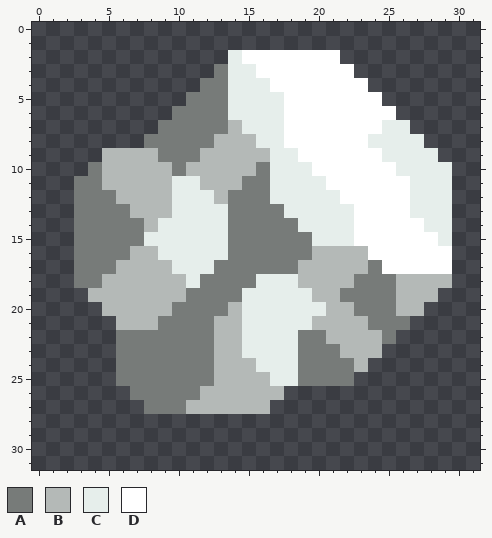
Two versions of one pixel-art sprite, assets/sprites/items/neodymium.png. That is the earlier state.
The file is 32x32 pixels.
Palette (. is transparent): A #777b79  B #b4b9b7  C #e6eeeb  D #ffffff
Pixels before, first column x 3:
 2 ...........CDDDDDDD........
 3 ..........ACCDDDDDDD.......
 4 .........AACCCDDDDDDD......
 5 ........AAACCCCDDDDDDD.....
 6 .......AAAACCCCDDDDDDDD....
 7 ......AAAAABCCCDDDDDDDCC...
 8 .....AAAAABBBCCDDDDDDCCCC..
 9 ..BBBBAAABBBBBCCDDDDDDCCCC.
10 .ABBBBBABBBBBACCCDDDDDDCCCC
11 AABBBBBCCBBBAACCCCDDDDDDCCC
12 AAABBBBCCCBAAACCCCCDDDDDCCC
13 AAAABBBCCCCAAAACCCCCDDDDCCC
14 AAAAABCCCCCAAAAACCCCDDDDDCC
15 AAAAACCCCCCAAAAAACCCDDDDDDC
16 AAAABBCCCCCAAAAAABBBBDDDDDD
17 AAABBBBCCCAAAAAABBBBBADDDDD
18 AABBBBBBCAAAACCCBBBBAAABBBB
19 .BBBBBBBAAAACCCCCBBAAAABBB.
20 ..BBBBBAAAABCCCCCCBBAAABB..
21 ...BBBAAAABBCCCCCBBBBAAA...
22 ...AAAAAAABBCCCCAABBBBA....
23 ...AAAAAAABBCCCCAAABBB.....
24 ...AAAAAAABBBCCCAAAAB......
25 ...AAAAAAABBBBCCAAAA.......
26 ....AAAAABBBBBB............
27 .....AAABBBBBB.............
New version:
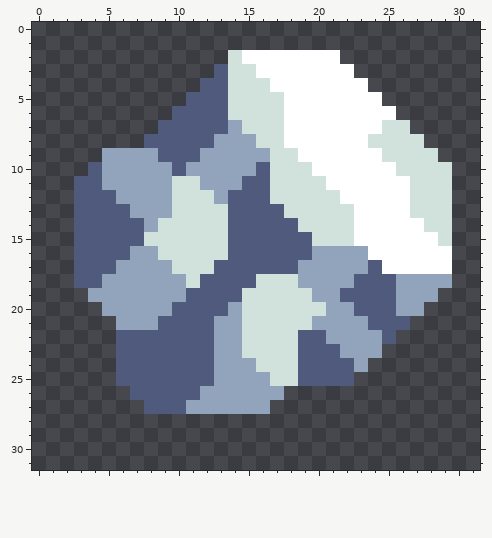
What changed:
colour A: #777b79 -> #505a7d
colour B: #b4b9b7 -> #92a4bc
colour C: #e6eeeb -> #d1e1db
Pixel boxes of the changes (left, top, right, bottom) in both pictures:
changed: (74, 50, 452, 414)
